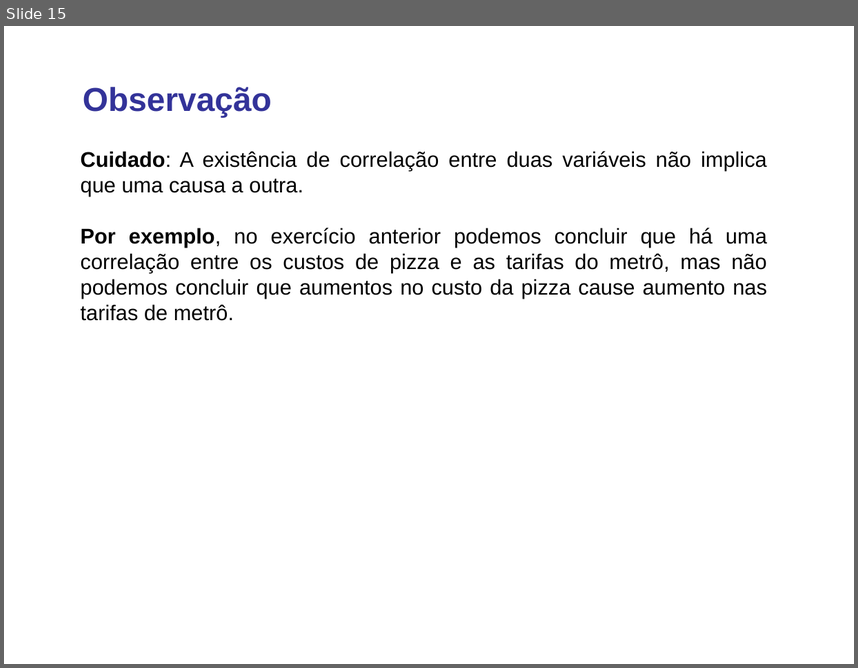
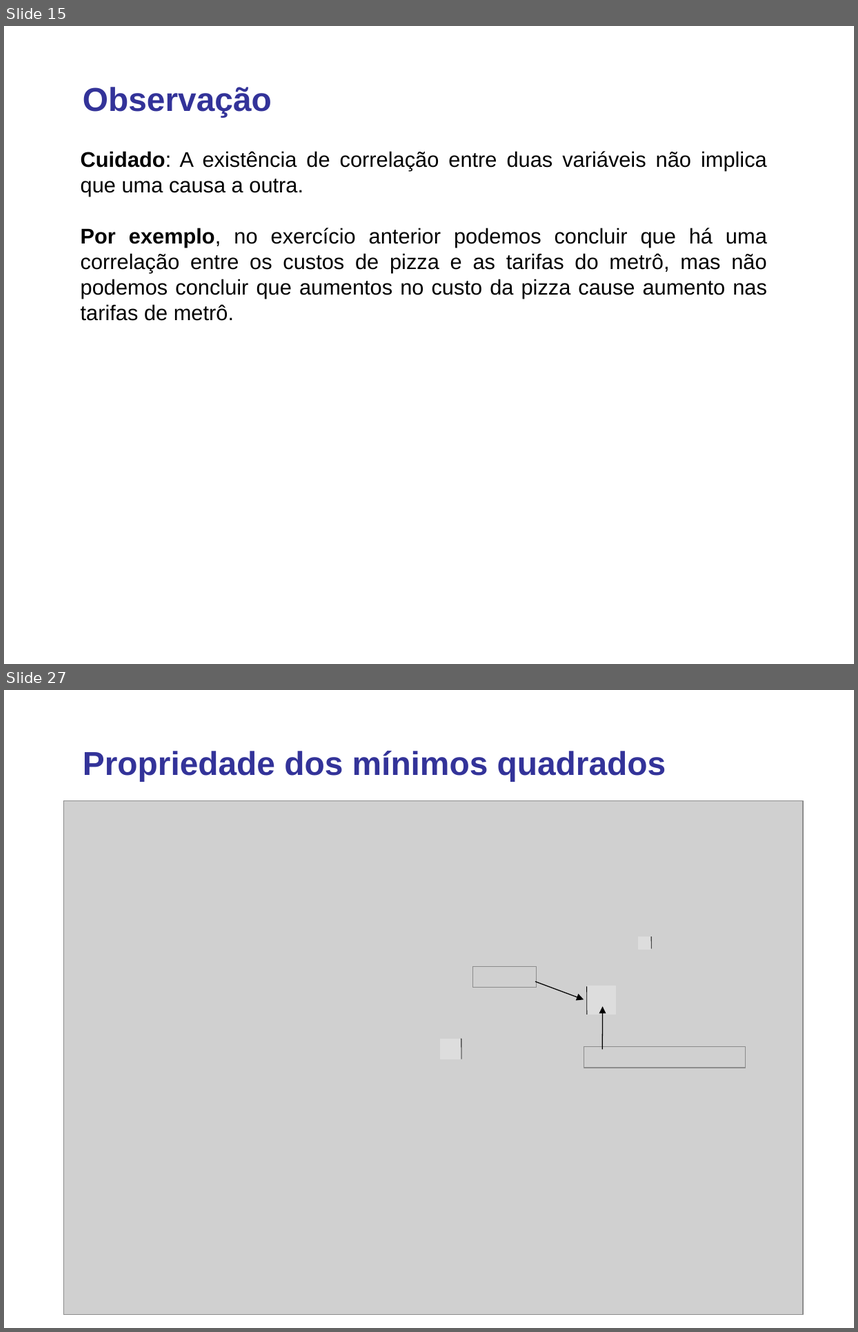
Before and after one commit to lansaviniec/estatistica, a slide deck: 10 correlacao_regressao.ppt. Shown one above the other, each under a label of ours: slide 15 before the commit, slides 15 and 27 after it; the slides between them are not shown. The pictures are 858x668 and 858x1332 pixels, drawn with LibreOffice and Linux fonts; fonts in the diff are those of the drawing; grey boxes stand for pictures. Boxes give left, top, right and bottom in pixels: in the first picture for what was removed or moved away, otherwise in the second. Text is boxed around its words. In the diff, an @@ line names an element or a change of style, - is before the commit and + after.

```diff
--- a/10 correlacao_regressao.ppt
+++ b/10 correlacao_regressao.ppt
@@ slide 27 added at <box>4,690,854,1328</box>, background #FFFFFF @@
@@ text added at <box>83,751,666,781</box>, 28 pt, text #333399, bold @@
+Propriedade dos mínimos quadrados
@@ picture added at <box>63,800,803,1314</box> @@
@@ rectangle added at <box>638,936,650,949</box>, fill #DDDDDD, outline #DDDDDD 0.74 pt @@
@@ line added from (651, 936) to (652, 949), #000000 0.51 pt @@
@@ picture added at <box>473,966,536,987</box> @@
@@ arrow added from (535, 982) to (584, 999), #000000 0.74 pt @@
@@ line added from (587, 986) to (587, 1014), #000000 0.51 pt @@
@@ rectangle added at <box>588,986,616,1014</box>, fill #DDDDDD, outline #DDDDDD 0.74 pt @@
@@ arrow added from (602, 1049) to (602, 1006), #000000 0.74 pt @@
@@ rectangle added at <box>440,1038,461,1059</box>, fill #DDDDDD, outline #DDDDDD 0.74 pt @@
@@ line added from (461, 1038) to (461, 1038), #000000 0.51 pt @@
@@ line added from (461, 1038) to (461, 1059), #000000 0.51 pt @@
@@ picture added at <box>584,1046,745,1067</box> @@
```
Also in this commit, not shown: 3 slides changed, 11 other slides added, 1 other file.
